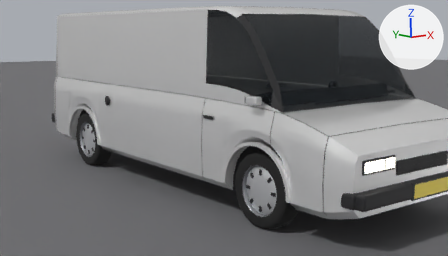
Renders of the Blender file assets/blender/tr_van.blend from each side of a commit.
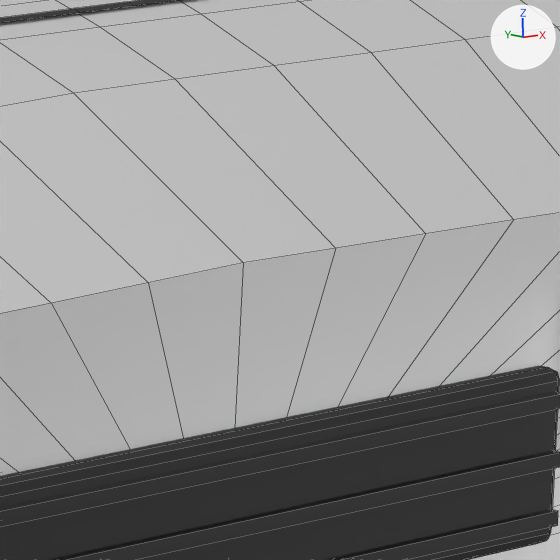
The first picture shows the older version from the file's camera 'Camera'. The close-ups show the older and then the newer version on the part from 90% to 100% of the width and 48% to 65% of the height of that picture. Only the edits that show in the close-ups are written down. Lighting does not change. The marker at upper right points along +X, +Y and +Z. The close-ups show mesh edges as thin lines.

In view in the first close-up: 'gap_nose', 'grille', 'grille_slat0', 'grille_slat1', 'grille_slat2', 'hood', 'nose'.
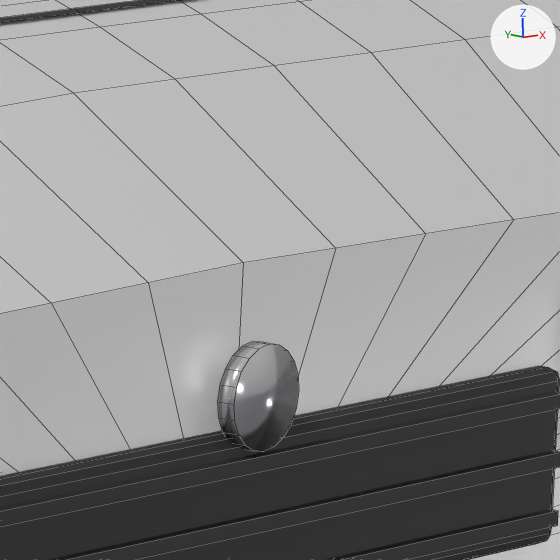
Location of each change, (x1, y1, x2, y2) in pixels of the close-ups (560 x 560 px):
'badge_front', added
    after: (218, 341, 299, 452)

Edits to the bpy script that builds the scene:
```text
Add me_badge_front:
    me_badge_front.from_pydata(...)  # a 20-sided cylinder along y spanning x -0.035..0.035, y -0.006..0.006, z -0.035..0.035
    me_badge_front.polygons.foreach_set('use_smooth', [True] * 22)
    me_badge_front.materials.append(mat_chrome)  # white #e7e7ea
Add ob_badge_front:
    ob_badge_front = bpy.data.objects.new('badge_front', me_badge_front)
    ob_badge_front.parent = ob_trvan
    ob_badge_front.location = (0.0, -2.666, 0.716)
```
